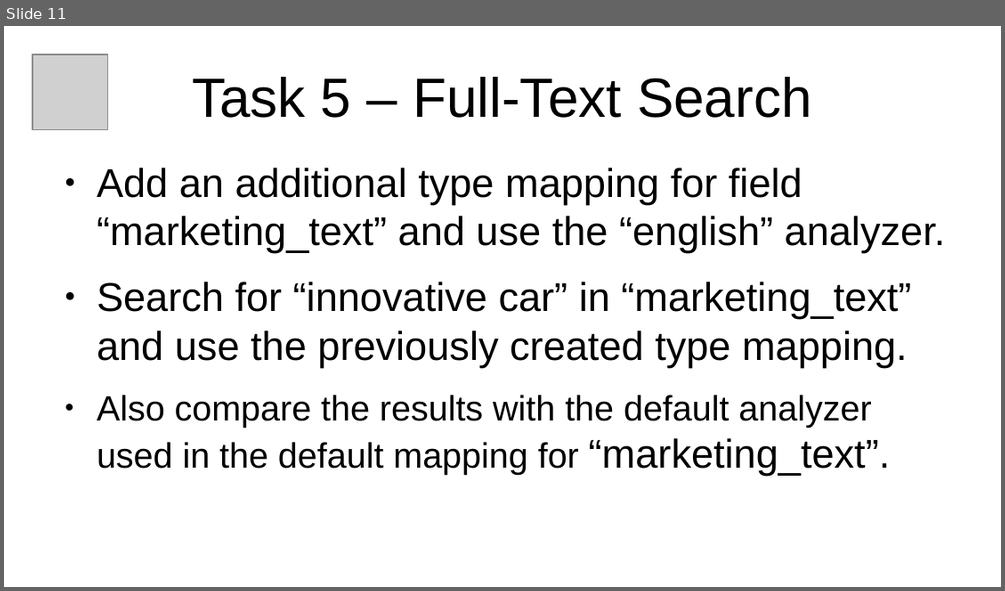
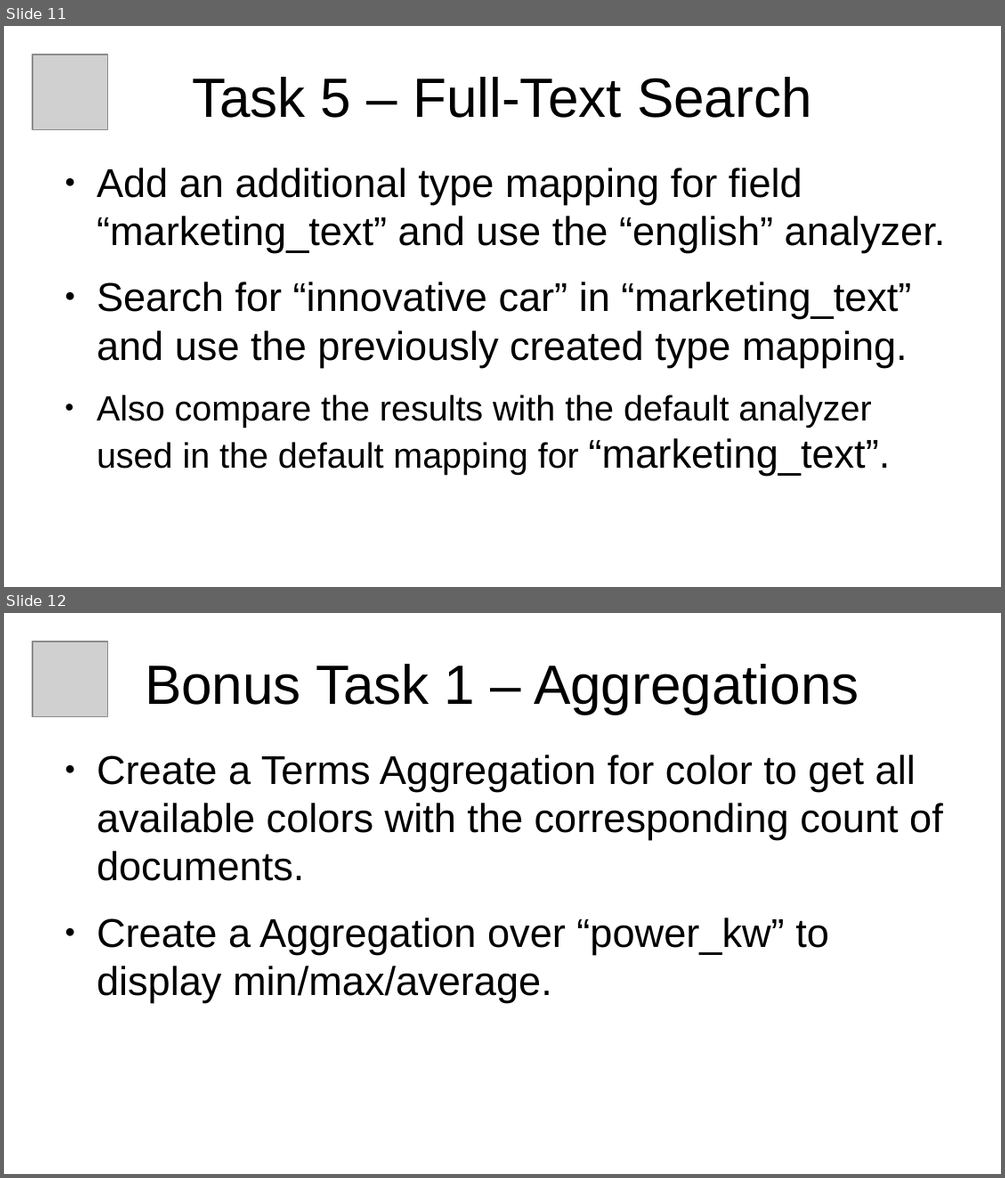
Before and after one commit to xtermi2/elasticsearch_training, a slide deck: elasticsearch_101_v2.odp. Shown one above the other, each under a label of ours: slide 11 before the commit, slides 11 and 12 after it. The pictures are 1005x591 and 1005x1178 pixels, drawn with LibreOffice and Linux fonts; fonts in the diff are those of the drawing; grey boxes stand for pictures. Boxes give left, top, right and bottom in pixels: in the first picture for what was removed or moved away, otherwise in the second. Text is boxed around its words. In the diff, an @@ line names an element or a change of style, - is before the commit and + after.

Commit message:
bonus task 1: aggregations

```diff
--- a/elasticsearch_101_v2.odp
+++ b/elasticsearch_101_v2.odp
@@ slide 12 added at [4,613,1001,1174], background #FFFFFF @@
@@ picture added at [32,641,107,716] @@
@@ title added at [145,664,859,714], 44 pt, text #000000 @@
+Bonus Task 1 – Aggregations
@@ text added at [97,755,943,1002], 32 pt, text #000000 @@
+● Create a Terms Aggregation for color to get all available colors with the corresponding count of documents.
+● Create a Aggregation over “power_kw” to display min/max/average.
```
Also in this commit, not shown: 2 other files.
